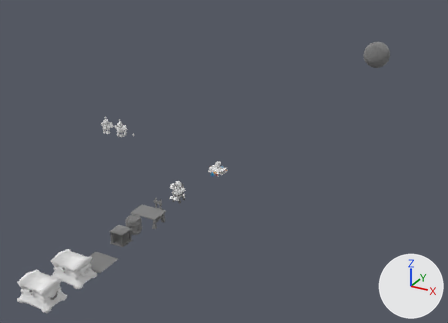
Before and after pictures for a commit that changed the Blender file blendFiles/ModelingTexturing_PFE.blend.
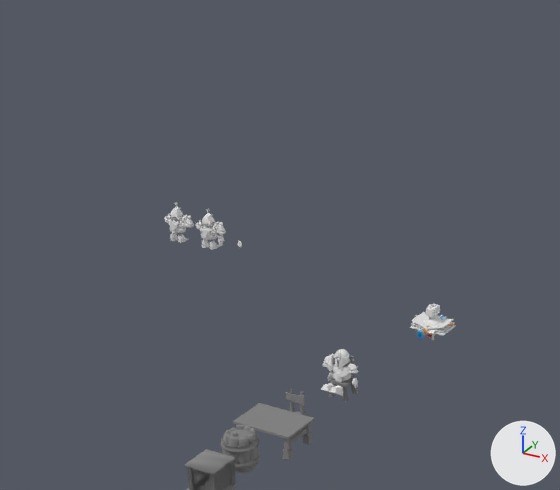
Each version is shown whole from a 50 mm lens placed at (12.46, -22.09, 11.54), pointed at (-2.96, 5.93, -2.47), then close up on the part from 6% to 61% of the width and 9% to 75% of the height. The axes (+X, +Y, +Z) are drawn at lower right. The lights are the same throughout. The first two pictures are the older version.

The scene before the commit, as lines of its bpy script (objects in view):
```python
me_circle_011 = bpy.data.meshes.new('Circle.011')
me_circle_011.from_pydata(...)  # 397 vertices, 313 faces; spans x -0.304..0.304, y -0.304..0.304, z 0.023..0.631
me_circle_011.materials.append(mat_m_trimsheet_wood)  # its picture is missing
me_circle_011.materials.append(mat_outline)  # its picture is missing
me_golem_vfinal_modifié_001 = bpy.data.meshes.new('Golem_VFinal Modifié.001')
me_golem_vfinal_modifié_001.from_pydata(...)  # 1841 vertices, 1749 faces; spans x -0.338..0.403, y -0.174..0.16, z 0.0..0.855
me_golem_vfinal_modifié_001.materials.append(mat_material_008)  # its picture is missing
me_mesh_livre = bpy.data.meshes.new('Mesh_Livre')
me_mesh_livre.from_pydata(...)  # 393 vertices, 300 faces; spans x -0.389..0.389, y -0.345..0.274, z -0.062..0.117
me_mesh_livre.materials.append(mat_material_005)  # its picture is missing
ob_golem_vfinal_modifié_001 = bpy.data.objects.new('Golem_VFinal Modifié.001', me_golem_vfinal_modifié_001)
ob_golem_vfinal_modifié_001.location = (-6.97, 0.9, 0.19)
ob_mesh_livre = bpy.data.objects.new('Mesh_Livre', me_mesh_livre)
ob_mesh_livre.location = (0.0, 0.0, 0.0)
ob_mesh_tonneau_012 = bpy.data.objects.new('Mesh_Tonneau.012', me_circle_011)
ob_mesh_tonneau_012.location = (0.0, -6.27, 0.0)
_m = ob_mesh_tonneau_012.modifiers.new('Solidify', 'SOLIDIFY')
_m.thickness = -0.006
_m.material_offset = 1
_m.use_flip_normals = True
# also in view: 'Mesh_Golem_clean.002' at (-0.06, -3.36, 0.43); 'Cube.005' at (0.04, -7.09, 0.28); 'Golem_VFinal Modifié' at (-6.07, 0.9, 0.62); 'Cube.003' at (-0.03, -5.11, 0.28)
```
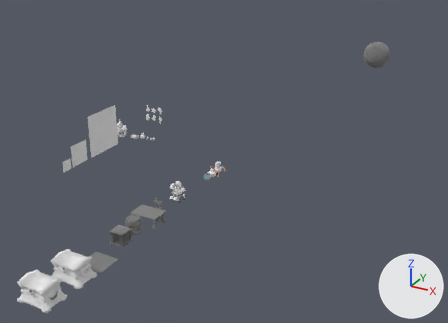
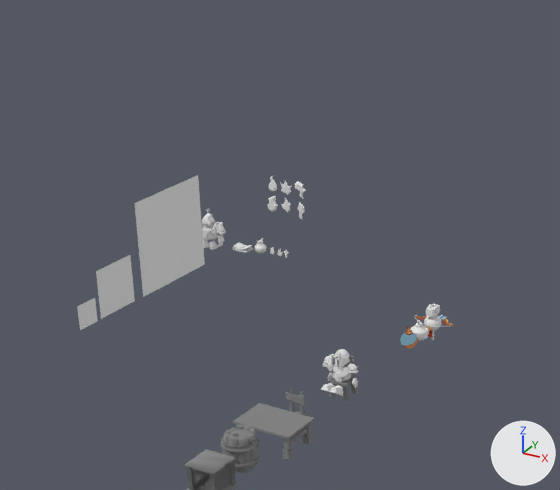
Where the change shows, as pixel boxes [x1, y1, x2, y2] in the close-ups (560 x 490 px):
'Plane.012', added
    after: [135, 175, 205, 297]
'Plane.010', added
    after: [96, 255, 135, 319]
'Mesh_Livre', moved, rescaled
    before: [410, 312, 456, 336]
    after: [233, 242, 253, 253]
'Plane.011', added
    after: [77, 298, 98, 330]
'Mesh_Bombe.001', added
    after: [400, 326, 418, 349]
'Mesh_Bombe.002', added
    after: [410, 320, 429, 341]
'Mesh_Bombe.003', added
    after: [254, 238, 267, 253]
'Plane.009', added
    after: [267, 196, 278, 212]
'Plane.007', added
    after: [295, 182, 306, 199]
'Plane.002', added
    after: [280, 181, 291, 195]
'Plane.001', added
    after: [269, 176, 277, 191]
'Plane.004', added
    after: [281, 198, 291, 213]
'Plane.003', added
    after: [297, 202, 305, 219]

Diff of the bpy script that builds the scene:
```diff
--- a/blendFiles/ModelingTexturing_PFE.blend.py
+++ b/blendFiles/ModelingTexturing_PFE.blend.py
@@ me_plane_013 @@
+me_plane_013.from_pydata([(-0.5, -0.5, 0.0), (0.5, -0.5, 0.0), (-0.5, 0.5, 0.0), (0.5, 0.5, 0.0)], [], [(0, 1, 3, 2)])
@@ me_plane_012 @@
+me_plane_012.from_pydata([(-0.5, -0.5, 0.0), (0.5, -0.5, 0.0), (-0.5, 0.5, 0.0), (0.5, 0.5, 0.0)], [], [(0, 1, 3, 2)])
@@ me_plane_011 @@
+me_plane_011.from_pydata([(-0.5, -0.5, 0.0), (0.5, -0.5, 0.0), (-0.5, 0.5, 0.0), (0.5, 0.5, 0.0)], [], [(0, 1, 3, 2)])
@@ ob_mesh_livre @@
 ob_mesh_livre = bpy.data.objects.new('Mesh_Livre', me_mesh_livre)
-ob_mesh_livre.location = (0.0, 0.0, 0.0)
+ob_mesh_livre.location = (-5.24, 0.93, 0.31)
+ob_mesh_livre.scale = (0.49, 0.49, 0.49)
@@ ob_plane_012 @@
+ob_plane_012 = bpy.data.objects.new('Plane.012', me_plane_013)
+ob_plane_012.location = (-5.57, -0.99, 1.19)
+ob_plane_012.rotation_euler = (1.571, 0.0, 1.571)  # degrees (90, 0, 90)
+ob_plane_012.scale = (2.0, 2.0, 2.0)
@@ ob_plane_011 @@
+ob_plane_011 = bpy.data.objects.new('Plane.011', me_plane_012)
+ob_plane_011.location = (-5.6, -3.56, 0.42)
+ob_plane_011.rotation_euler = (1.571, 0.0, 1.571)  # degrees (90, 0, 90)
+ob_plane_011.scale = (0.5, 0.5, 0.5)
@@ ob_plane_010 @@
+ob_plane_010 = bpy.data.objects.new('Plane.010', me_plane_011)
+ob_plane_010.location = (-5.6, -2.71, 0.68)
+ob_plane_010.rotation_euler = (1.571, 0.0, 1.571)  # degrees (90, 0, 90)
@@ ob_mesh_bombe_003 @@
+ob_mesh_bombe_003 = bpy.data.objects.new('Mesh_Bombe.003', me_mesh_bombe_004)  # 312 vertices, 281 faces; spans x -0.17..0.17, y -0.17..0.17, z -0.112..0.392; in mat_material (its picture is missing)
+ob_mesh_bombe_003.location = (-4.81, 0.99, 0.33)
+ob_mesh_bombe_003.rotation_euler = (0.0, 0.0, 1.571)  # degrees (0, 0, 90)
+ob_mesh_bombe_003.scale = (0.77, 0.77, 0.7)
@@ ob_mesh_bombe_002 @@
+ob_mesh_bombe_002 = bpy.data.objects.new('Mesh_Bombe.002', me_mesh_bombe_003)  # 274 vertices, 273 faces; spans x -0.176..0.176, y -0.182..0.182, z -0.112..0.367
+ob_mesh_bombe_002.location = (0.0, -0.54, 0.0)
@@ ob_mesh_bombe_001 @@
+ob_mesh_bombe_001 = bpy.data.objects.new('Mesh_Bombe.001', me_mesh_bombe_002)  # 211 vertices, 212 faces; spans x -0.17..0.17, y -0.17..0.17, z -0.112..0.374; in mat_m_hache (its picture is missing)
+ob_mesh_bombe_001.location = (0.0, -0.92, 0.0)
@@ ob_plane_009 @@
+ob_plane_009 = bpy.data.objects.new('Plane.009', me_plane_010)  # 64 vertices, 64 faces; spans x -0.037..0.037, y -0.129..0.129, z -0.178..0.185
+ob_plane_009.location = (-4.42, 0.97, 1.45)
+ob_plane_009.rotation_euler = (0.0, 0.0, 1.571)  # degrees (0, 0, 90)
@@ ob_plane_007 @@
+ob_plane_007 = bpy.data.objects.new('Plane.007', me_plane_008)  # 30 vertices, 31 faces; spans x -1.61..2.81, y -1.23..2.09, z -0.58..0.0
+ob_plane_007.location = (-3.68, 1.02, 1.91)
+ob_plane_007.rotation_euler = (-1.571, 158.6, 0.0000901)  # degrees (-90, 87, 0)
+ob_plane_007.scale = (0.0876, 0.0876, 0.0876)
@@ ob_plane_004 @@
+ob_plane_004 = bpy.data.objects.new('Plane.004', me_plane_005)  # 34 vertices, 28 faces; spans x -0.032..-0.019, y -0.105..0.135, z -0.219..0.201
+ob_plane_004.location = (-4.07, 1.0, 1.49)
+ob_plane_004.rotation_euler = (0.0, 0.0, 1.571)  # degrees (0, 0, 90)
+ob_plane_004.scale = (0.8, 1.04, 0.8)
@@ ob_plane_003 @@
+ob_plane_003 = bpy.data.objects.new('Plane.003', me_plane_004)  # 25 vertices, 19 faces; spans x -2.76..1.49, y -1.65..1.23, z -0.45..-0.2
+ob_plane_003.location = (-3.72, 1.0, 1.36)
+ob_plane_003.rotation_euler = (-1.571, 1.571, 0.0)  # degrees (-90, 90, 0)
+ob_plane_003.scale = (0.0921, 0.0644, 0.0921)
@@ ob_plane_002 @@
+ob_plane_002 = bpy.data.objects.new('Plane.002', me_plane_002)  # 31 vertices, 25 faces; spans x -0.032..-0.019, y -0.126..0.147, z -0.219..0.201
+ob_plane_002.location = (-4.05, 1.0, 1.89)
+ob_plane_002.rotation_euler = (0.0, 0.0, 1.571)  # degrees (0, 0, 90)
+ob_plane_002.scale = (0.8, 1.04, 0.8)
@@ ob_plane_001 @@
+ob_plane_001 = bpy.data.objects.new('Plane.001', me_plane_001)  # 42 vertices, 46 faces; spans x -0.018..0.018, y -0.118..0.101, z -0.175..0.191
+ob_plane_001.location = (-4.43, 1.02, 1.89)
+ob_plane_001.rotation_euler = (0.0, 0.0, 1.571)  # degrees (0, 0, 90)
```
